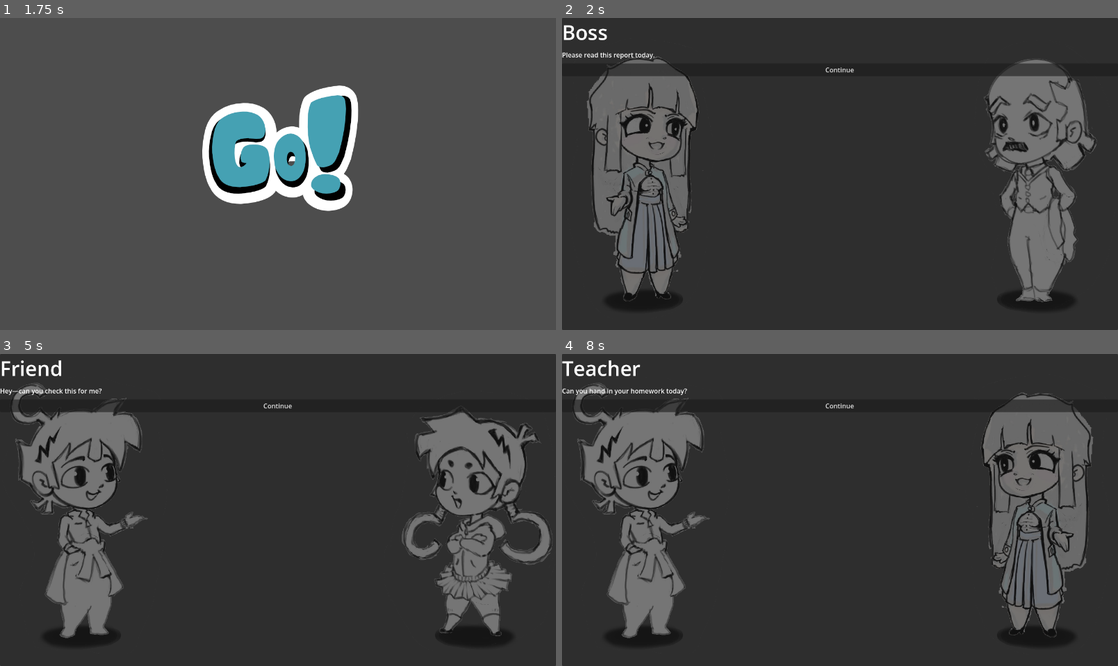
Above: before the commit, frames 1-4 (two rows, left to right).
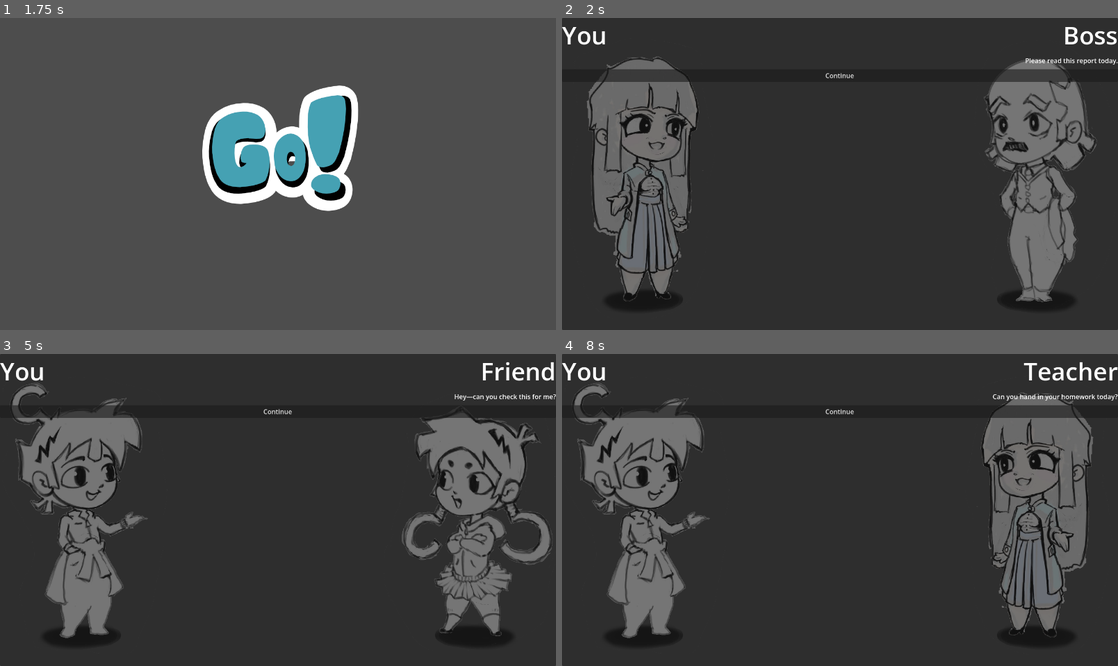
Above: after the commit, the same moments.

Repository: NitronicGames/GGJ-2026-KGO-Mask-Project
Game: Godot game, scene res://UI/main_menu.tscn
Two runs of this game, one before a commit and one after it. Both use one fixed random seed, a clock stepped at 60 frames per second and the inputs below.
Inputs:
- Up to frame 1 (1.75 s): click "Start" at 0.5 s
- Up to frame 2 (2 s): no input
- Up to frame 3 (5 s): click "Continue" at 2 s; click "Casual Self" at 2.75 s; click "Next" at 3.5 s
- Up to frame 4 (8 s): click "Continue" at 5 s; click "Polite Face" at 5.75 s; click "Next" at 6.5 s

Frame 1 is identical in both runs. In frame 2, 1.8% of the frame differs, in the area x 0-100%, y 2-21%; in frame 3, 1.5%; in frame 4, 2.0%.

Commit message:
Fixed GameUI - Titles

Diff:
--- a/UI/GameUI.tscn
+++ b/UI/GameUI.tscn
@@ -26,14 +26,28 @@
 layout_mode = 2
 theme_override_constants/separation = 10
 
-[node name="SpeakerLabel" type="Label" parent="DialoguePanel/MarginContainer/DialogueVBox" unique_id=2094615594]
+[node name="NameRow" type="HBoxContainer" parent="DialoguePanel/MarginContainer/DialogueVBox" unique_id=1377990812]
 layout_mode = 2
-theme_override_font_sizes/font_size = 50
+
+[node name="YouLabel" type="Label" parent="DialoguePanel/MarginContainer/DialogueVBox/NameRow" unique_id=154477904]
+layout_mode = 2
+theme_override_font_sizes/font_size = 60
+text = "You"
+
+[node name="Spacer" type="Control" parent="DialoguePanel/MarginContainer/DialogueVBox/NameRow" unique_id=68858278]
+layout_mode = 2
+size_flags_horizontal = 3
+
+[node name="SpeakerLabel" type="Label" parent="DialoguePanel/MarginContainer/DialogueVBox/NameRow" unique_id=2094615594]
+layout_mode = 2
+theme_override_font_sizes/font_size = 60
 text = "Boss"
+horizontal_alignment = 2
 
 [node name="LineLabel" type="Label" parent="DialoguePanel/MarginContainer/DialogueVBox" unique_id=1783595204]
 layout_mode = 2
 text = "Dialogue goes here"
+horizontal_alignment = 2
 
 [node name="ContinueButton" type="Button" parent="DialoguePanel/MarginContainer/DialogueVBox" unique_id=2083306898]
 layout_mode = 2
--- a/UI/game_ui.gd
+++ b/UI/game_ui.gd
@@ -4,69 +4,94 @@
 @onready var choice_panel: Control = $ChoicePanel
 @onready var feedback_panel: Control = $FeedbackPanel
 
-@onready var speaker_label: Label = $DialoguePanel/MarginContainer/DialogueVBox/SpeakerLabel
+# Top name row labels
+@onready var you_label: Label = $DialoguePanel/MarginContainer/DialogueVBox/NameRow/YouLabel
+@onready var npc_label: Label = $DialoguePanel/MarginContainer/DialogueVBox/NameRow/SpeakerLabel
+
+# Main dialogue text
 @onready var line_label: Label = $DialoguePanel/MarginContainer/DialogueVBox/LineLabel
 
 var scenario_index: int = 0
 var current_scenario: Dictionary = {}
+
 var ScenarioData = preload("res://game_state/scenario_data.gd")
 var scenario_data = ScenarioData.new()
-var game: Game:
-	get():
-		if not is_instance_valid(game):
-			var _game = get_tree().current_scene
-			print(_game)
-			if _game is Game:
-				game = _game
-		return game
+
+# Cache the current scene as Game (no recursive getter)
+var game: Game = null
 
 
 func _ready() -> void:
 	AudioManager.play_gameplay()
 
+	# Grab the current scene as Game (works if current scene script/class is Game)
+	game = get_tree().current_scene as Game
+
 	feedback_panel.visible = false
 	choice_panel.visible = false
+	dialogue_panel.visible = false
+
 	scenario_index = 0
 	load_scenario.call_deferred(scenario_index)
 
 
 func load_scenario(i: int) -> void:
+	# hide everything while we swap NPCs / interstitial
 	dialogue_panel.visible = false
 	choice_panel.visible = false
 	feedback_panel.visible = false
+
+	# clear NPCs from last scenario
 	if game:
-		game.remove_left_npc()
-		game.remove_right_npc()
+		if game.has_method("remove_left_npc"):
+			game.remove_left_npc()
+		if game.has_method("remove_right_npc"):
+			game.remove_right_npc()
 
+	# end condition
 	if i >= scenario_data.scenarios.size():
 		print("All scenarios done")
 		return
 
 	current_scenario = scenario_data.get_scenario(i)
-	if game:
+
+	# optional interstitial (only if your Game has it)
+	if game and game.has_method("show_k_go"):
 		await game.show_k_go()
 
+	# spawn NPCs for this scenario
 	add_npcs(current_scenario)
 
-	speaker_label.text = current_scenario["speaker"]
-	line_label.text = current_scenario["line"]
+	# update UI text
+	you_label.text = "You"
+	npc_label.text = str(current_scenario.get("speaker", ""))
+	line_label.text = str(current_scenario.get("line", ""))
 
+	# show dialogue panel for this scenario
 	dialogue_panel.visible = true
-	choice_panel.visible = false
-	feedback_panel.visible = false
 
 
 func show_reaction(mask: String) -> void:
-	var r = current_scenario["reactions"][mask]
-	$FeedbackPanel/MarginContainer/FeedbackVBox/ReactionLabel.text = r["text"]
-	$FeedbackPanel/MarginContainer/FeedbackVBox/ReflectionLabel.text = r["why"]
+	var reactions: Dictionary = current_scenario.get("reactions", {})
+	var r: Dictionary = reactions.get(mask, {})
+
+	$FeedbackPanel/MarginContainer/FeedbackVBox/ReactionLabel.text = str(r.get("text", ""))
+	$FeedbackPanel/MarginContainer/FeedbackVBox/ReflectionLabel.text = str(r.get("why", ""))
 
 
 func add_npcs(scenario: Dictionary) -> void:
-	if scenario.has("right_npc") and game:
+	if not game:
+		return
+
+	# right npc
+	if scenario.has("right_npc") and game.has_method("add_right_npc"):
 		game.call_deferred("add_right_npc", load(scenario["right_npc"]))
-		game.right_npc_speaking.call_deferred()
-	if scenario.has("left_npc") and game:
+		# optional: mark who is speaking (only if your Game has it)
+		if game.has_method("right_npc_speaking"):
+			game.call_deferred("right_npc_speaking")
+
+	# left npc
+	if scenario.has("left_npc") and game.has_method("add_left_npc"):
 		game.call_deferred("add_left_npc", load(scenario["left_npc"]))
 
 
@@ -75,7 +100,7 @@
 	choice_panel.visible = true
 	feedback_panel.visible = false
 
-	if game:
+	if game and game.has_method("left_npc_speaking"):
 		game.left_npc_speaking()
 
 
@@ -84,7 +109,7 @@
 	choice_panel.visible = false
 	feedback_panel.visible = true
 
-	if game:
+	if game and game.has_method("no_npc_speaking"):
 		game.no_npc_speaking()
 
 
@@ -93,7 +118,7 @@
 	choice_panel.visible = false
 	feedback_panel.visible = true
 
-	if game:
+	if game and game.has_method("no_npc_speaking"):
 		game.no_npc_speaking()
 
 
@@ -102,7 +127,7 @@
 	choice_panel.visible = false
 	feedback_panel.visible = true
 
-	if game:
+	if game and game.has_method("no_npc_speaking"):
 		game.no_npc_speaking()
 
 
